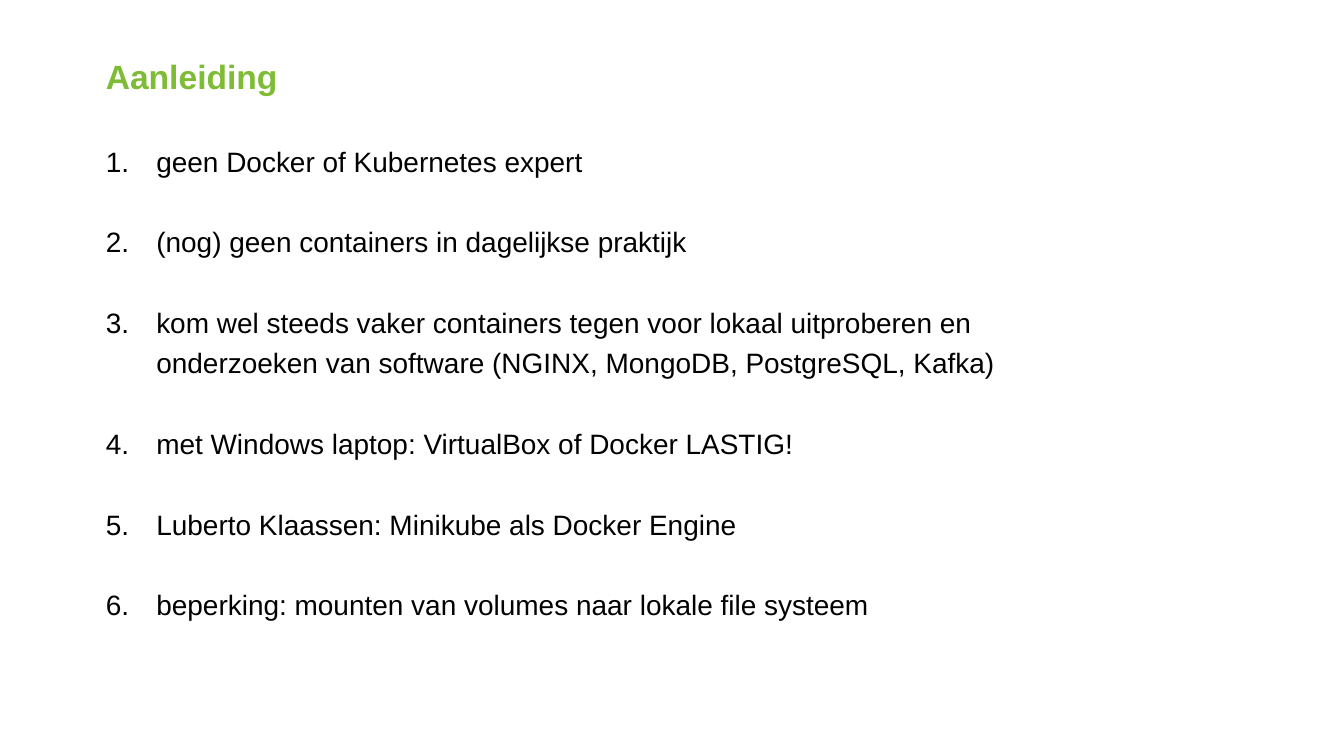
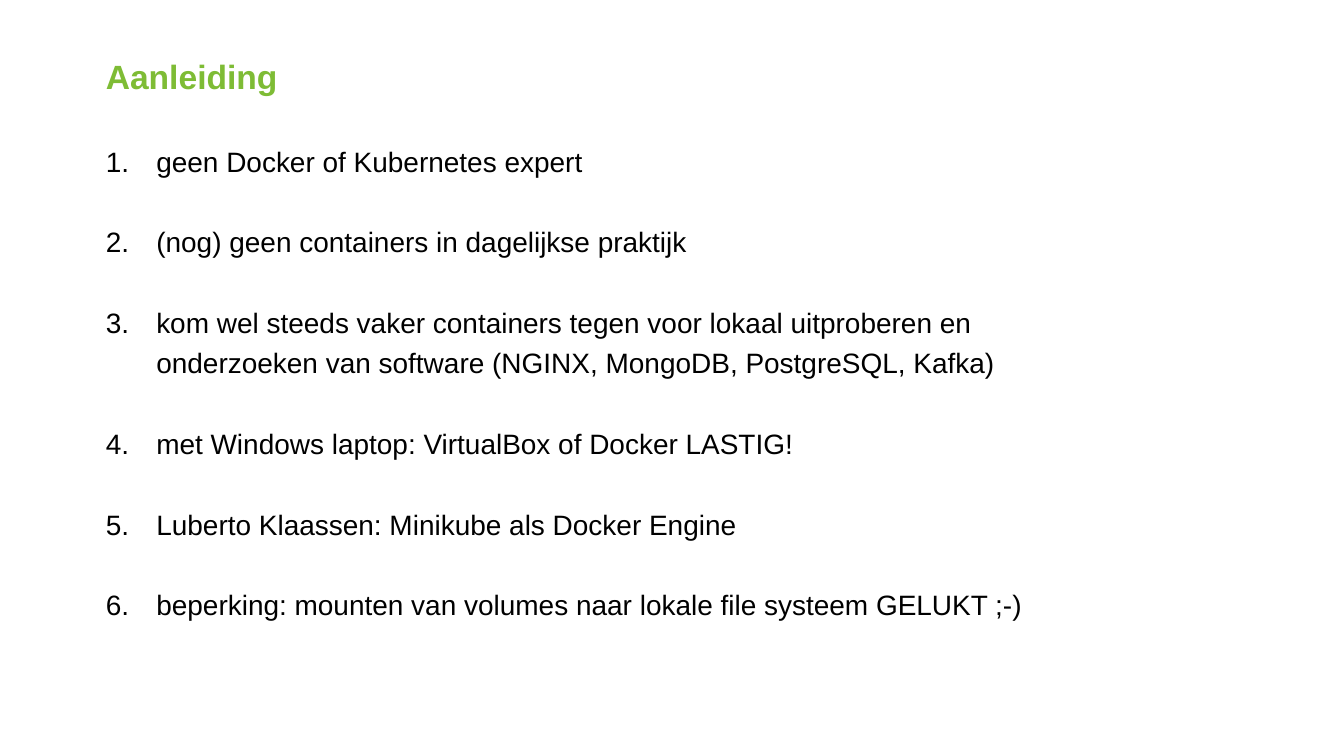
Before and after one commit to AMIS-Services/code-cafe-20200518, a slide deck: slide 2 of Minikube/Minikube als Docker Engine.pptx. Drawn at 1344x756 pixels with LibreOffice and Linux fonts; fonts in the diff are those of the drawing; background and template pictures are left out. Boxes give left, top, right and bottom in pixels: in the first picture for what was removed or moved away, otherwise in the second. Text is boxed around its words. In the diff, an @@ line names an element or a change of style, - is before the commit and + after.

```diff
--- a/Minikube/Minikube als Docker Engine.pptx
+++ b/Minikube/Minikube als Docker Engine.pptx
@@ text at (156, 594, 988, 620): text changed @@
-6. beperking: mounten van volumes naar lokale file systeem
+6. beperking: mounten van volumes naar lokale file systeem GELUKT ;-)
```
